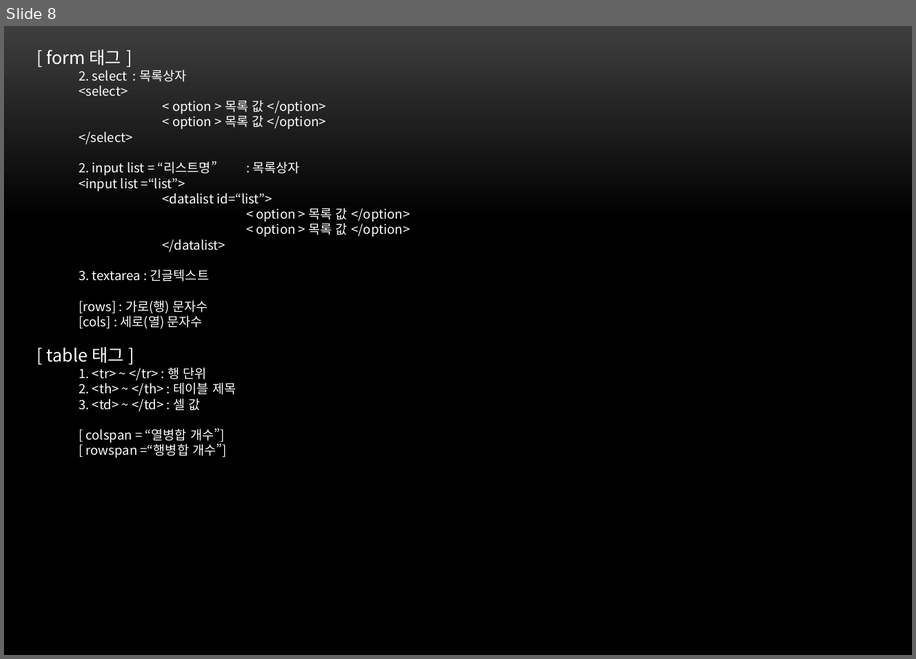
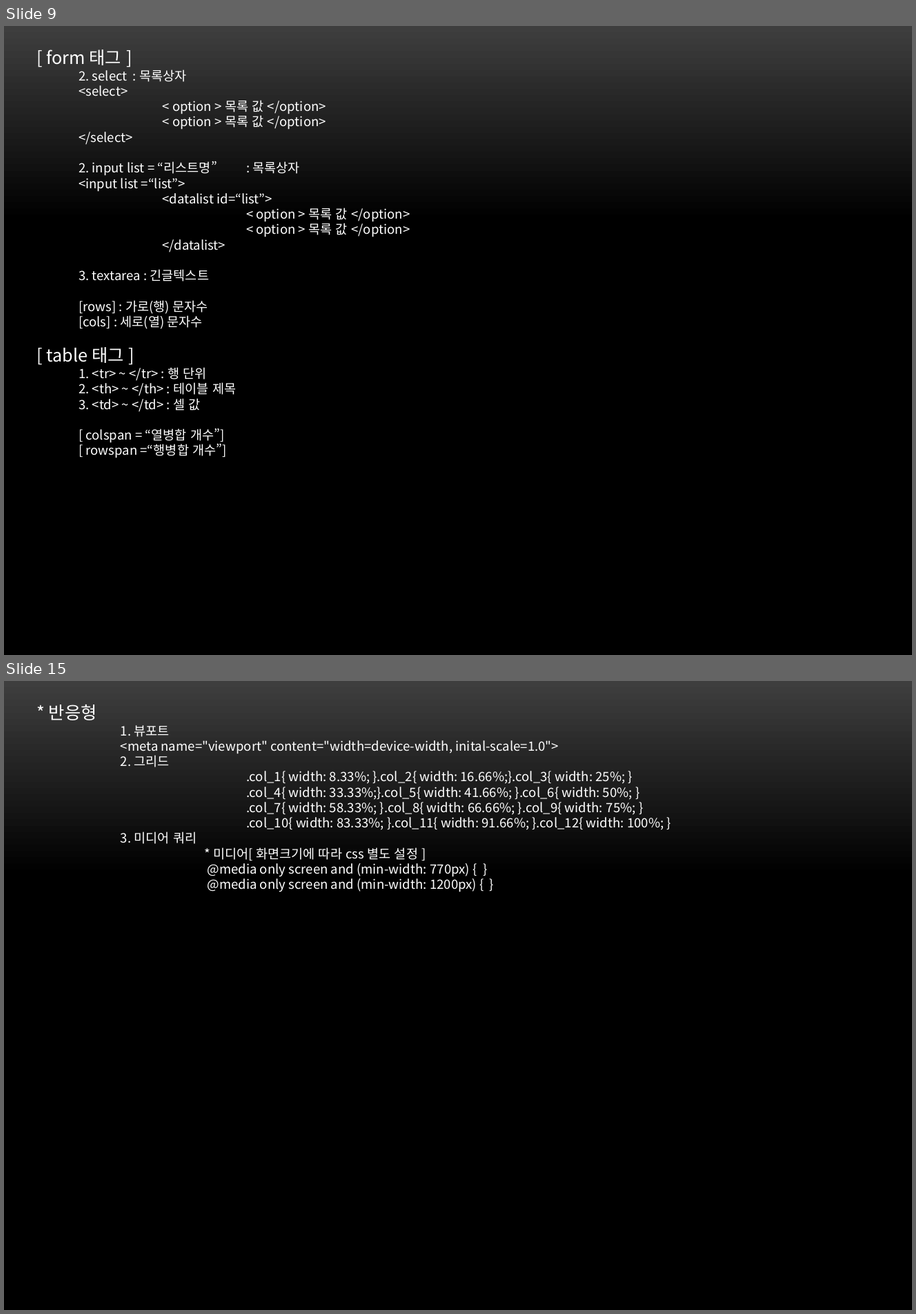
Before and after one commit to itdanja/web_ezen_1, a slide deck: front/src/main/webapp/web.pptx. Shown one above the other, each under a label of ours: slide 8 before the commit, slides 9 and 15 after it; the slides between them are not shown. The pictures are 916x659 and 916x1314 pixels, drawn with LibreOffice and Linux fonts; fonts in the diff are those of the drawing; background and template pictures are left out. Boxes give left, top, right and bottom in pixels: in the first picture for what was removed or moved away, otherwise in the second. Text is boxed around its words. In the diff, an @@ line names an element or a change of style, - is before the commit and + after.

```diff
--- a/front/src/main/webapp/web.pptx
+++ b/front/src/main/webapp/web.pptx
@@ slide 15 added at bbox=[4, 681, 912, 1310], background picture (left out) @@
@@ text added at bbox=[49, 704, 664, 892], 11 pt, text #FFFFFF @@
+* 반응형
+1. 뷰포트
+<meta name="viewport" content="width=device-width, inital-scale=1.0">
+2. 그리드
+  .col_1{ width: 8.33%; }.col_2{ width: 16.66%;}.col_3{ width: 25%; }
+      .col_4{ width: 33.33%;}.col_5{ width: 41.66%; }.col_6{ width: 50%; }
+      .col_7{ width: 58.33%; }.col_8{ width: 66.66%; }.col_9{ width: 75%; }
+      .col_10{ width: 83.33%; }.col_11{ width: 91.66%; }.col_12{ width: 100%; }
+    3. 미디어 쿼리
+    * 미디어[ 화면크기에 따라 css 별도 설정 ]
+    @media only screen and (min-width: 770px) { }
+    @media only screen and (min-width: 1200px) { }
@@ what was slide 8 is now slide 9 @@
```
Also in this commit, not shown: 3 slides changed, 7 other slides added, 1 other file.
